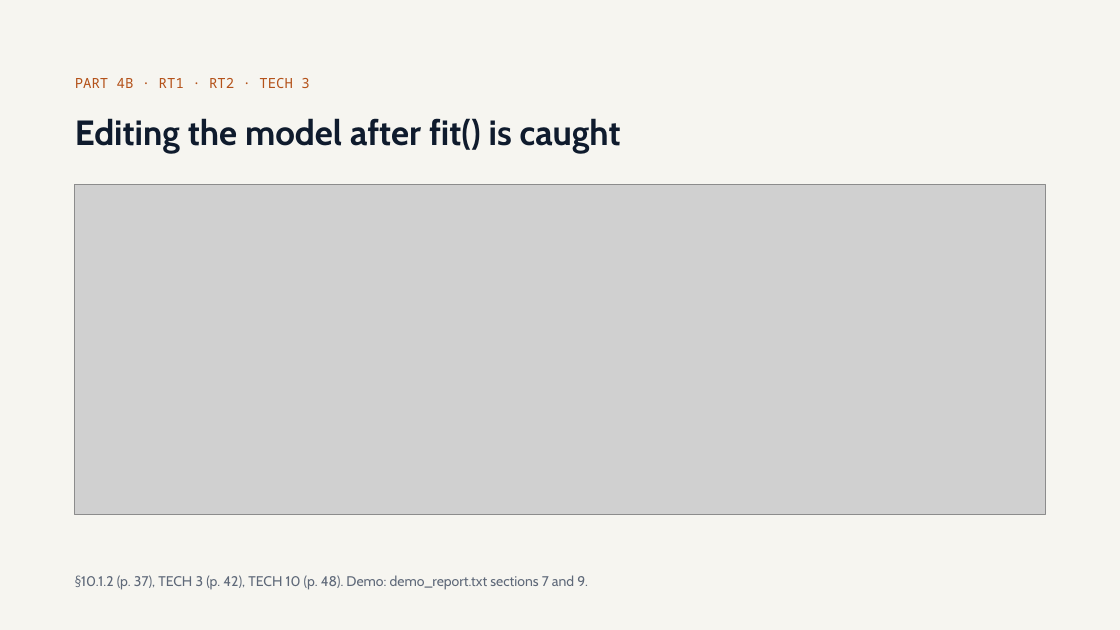
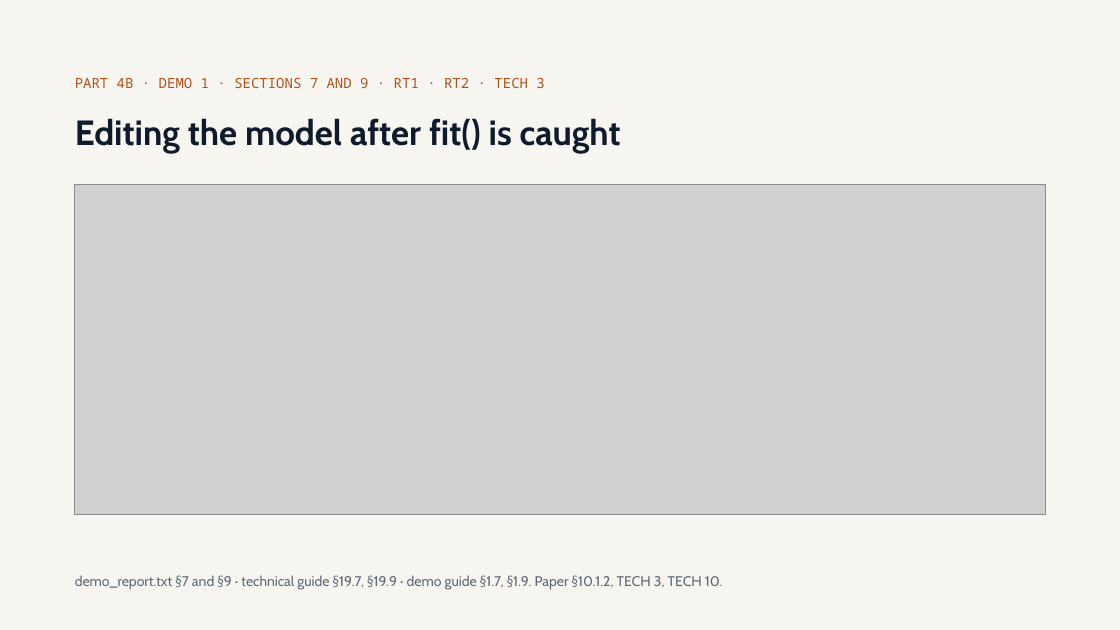
Before and after one commit to olonok69/graimatter_ML, a slide deck: slide 48 of docs/Adversarial_ML.pptx (slide 47 before the commit). Drawn at 1120x630 pixels with LibreOffice and Linux fonts; fonts in the diff are those of the drawing; grey boxes stand for pictures. Boxes give left, top, right and bottom in pixels: in the first picture for what was removed or moved away, otherwise in the second. Text is boxed around its words. In the diff, an @@ line names an element or a change of style, - is before the commit and + after.

```diff
--- a/docs/Adversarial_ML.pptx
+++ b/docs/Adversarial_ML.pptx
@@ text at <box>75,78,544,88</box>: text changed @@
-PART 4B · RT1 · RT2 · TECH 3
+PART 4B · DEMO 1 · SECTIONS 7 AND 9 · RT1 · RT2 · TECH 3
@@ text at <box>75,575,723,590</box>: text changed @@
-§10.1.2 (p. 37), TECH 3 (p. 42), TECH 10 (p. 48). Demo: demo_report.txt sections 7 and 9.
+demo_report.txt §7 and §9 · technical guide §19.7, §19.9 · demo guide §1.7, §1.9. Paper §10.1.2, TECH 3, TECH 10.
```
Also in this commit, not shown: 23 other slides changed, 1 slide added, 14 other files.
